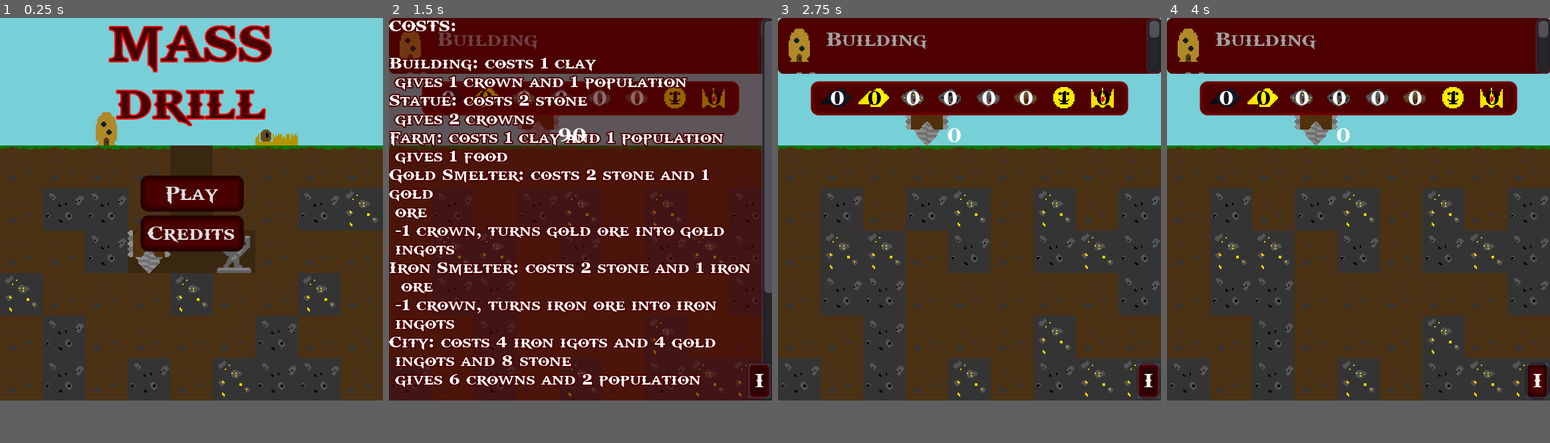
Above: before the commit, frames 1-4 (left to right).
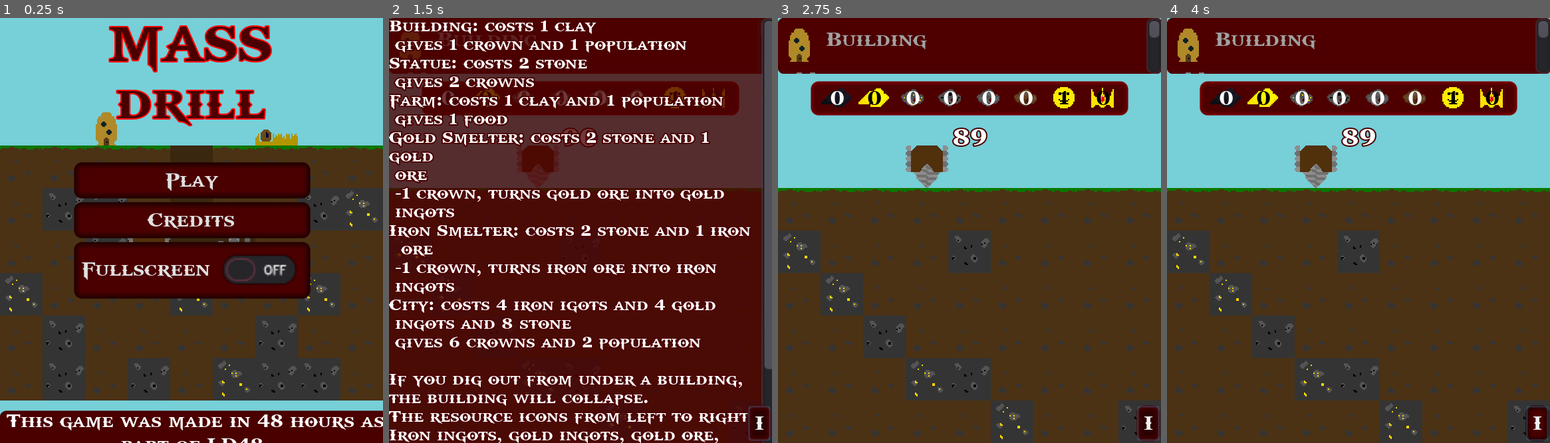
Above: after the commit, the same moments.

Repository: the-alex-g/LD48
Game: Godot game, scene res://Main/MainMenu.tscn
The game is run twice, just before and just after one commit, with the same random seed, the same clock (stepped at 60 frames per second) and the same inputs.
Inputs (mouse positions are in pixels of both pictures, inside the frame that each line leads up to):
- Up to frame 1 (0.25 s): no input
- Up to frame 2 (1.5 s): click "Play" at 0.5 s; click "I" at 1.25 s
- Up to frame 3 (2.75 s): click "I" at 2 s
- Up to frame 4 (4 s): click "I" at 2.75 s; tap Enter at 3.5 s; move the mouse to (1442, 188) at 3.52 s; click (1442, 188) at 3.67 s
In our replay, the window is 576x576 before the commit and 576x640 after it. These sizes can differ from the game's own. Grey fills any space a smaller window leaves; there, only what the larger window draws over its background counts as a difference.

The runs differ from the first frame. In frame 1, 21% of the frame differs, in the area x 0-100%, y 33-100%; in frame 2, 35%; in frame 3, 35%; in frame 4, 35%, in the area x 0-100%, y 22-100%.

Commit message:
Make screen taller so HUD fits on the screen

Diff:
--- a/project/Main/Main.gd
+++ b/project/Main/Main.gd
@@ -7,7 +7,7 @@
 # constants
 
 # exported variables
-export var air_at_top := 3
+export var air_at_top := 4
 
 # variables
 var _ignore
@@ -70,12 +70,11 @@
 	if _info_shown:
 		_info_shown = false
 		_info.hide()
-		_time_left_on_pause = _game_timer.time_left
-		_game_timer.stop()
+		_game_timer.paused = false
 	else:
 		_info_shown = true
 		_info.show()
-		_game_timer.start(_time_left_on_pause)
+		_game_timer.paused = true
 
 
 func _on_GameTimer_timeout()->void:
--- a/project/Main/Main.tscn
+++ b/project/Main/Main.tscn
@@ -17,8 +17,14 @@
 [ext_resource path="res://Main/Normal.tres" type="StyleBox" id=15]
 [ext_resource path="res://Main/GameOver.tscn" type="PackedScene" id=16]
 
+[sub_resource type="DynamicFont" id=3]
+size = 20
+outline_size = 1
+outline_color = Color( 0.294118, 0, 0, 1 )
+font_data = ExtResource( 11 )
+
 [sub_resource type="StyleBoxFlat" id=1]
-bg_color = Color( 0.294118, 0, 0, 0.588235 )
+bg_color = Color( 0.294118, 0, 0, 0.784314 )
 
 [sub_resource type="DynamicFont" id=2]
 size = 13
@@ -30,7 +36,7 @@
 script = ExtResource( 1 )
 
 [node name="Sprite" type="Sprite" parent="."]
-scale = Vector2( 9.15625, 9.28125 )
+scale = Vector2( 9.15625, 10.0802 )
 z_index = -2
 texture = ExtResource( 8 )
 centered = false
@@ -51,9 +57,9 @@
 
 [node name="Drill" parent="." instance=ExtResource( 4 )]
 margin_left = 32.0
-margin_top = 64.0
+margin_top = 96.0
 margin_right = 64.0
-margin_bottom = 96.0
+margin_bottom = 128.0
 
 [node name="ItemList" parent="." instance=ExtResource( 5 )]
 margin_right = 289.0
@@ -66,10 +72,22 @@
 
 [node name="ResourceDisplay" parent="." instance=ExtResource( 7 )]
 
+[node name="Label" type="Label" parent="."]
+margin_top = 79.7354
+margin_right = 288.0
+margin_bottom = 96.7354
+grow_horizontal = 2
+custom_fonts/font = SubResource( 3 )
+text = "0"
+align = 1
+__meta__ = {
+"_edit_use_anchors_": false
+}
+
 [node name="Panel" type="Panel" parent="."]
 visible = false
 margin_right = 292.0
-margin_bottom = 293.0
+margin_bottom = 322.0
 custom_styles/panel = SubResource( 1 )
 __meta__ = {
 "_edit_use_anchors_": false
@@ -77,11 +95,9 @@
 
 [node name="Label" type="RichTextLabel" parent="Panel"]
 margin_right = 292.0
-margin_bottom = 294.0
+margin_bottom = 322.0
 custom_fonts/normal_font = SubResource( 2 )
-text = "COSTS:
-
-Building: costs 1 clay
+text = "Building: costs 1 clay
  gives 1 crown and 1 population
 Statue: costs 2 stone
  gives 2 crowns
@@ -108,9 +124,9 @@
 anchor_left = 1.0
 anchor_right = 1.0
 margin_left = 270.0
-margin_top = 260.0
+margin_top = 292.0
 margin_right = 280.0
-margin_bottom = 280.0
+margin_bottom = 312.0
 custom_styles/hover = ExtResource( 14 )
 custom_styles/pressed = ExtResource( 13 )
 custom_styles/normal = ExtResource( 15 )
@@ -125,16 +141,6 @@
 one_shot = true
 autostart = true
 
-[node name="Label" type="Label" parent="."]
-margin_left = 126.508
-margin_top = 79.7354
-margin_right = 166.508
-margin_bottom = 93.7354
-custom_fonts/font = ExtResource( 12 )
-__meta__ = {
-"_edit_use_anchors_": false
-}
-
 [node name="GameOver" parent="." instance=ExtResource( 16 )]
 visible = false
 margin_left = 142.722
--- a/project/Main/MainMenu.gd
+++ b/project/Main/MainMenu.gd
@@ -33,3 +33,11 @@
 func _on_Back_pressed()->void:
 	$AnimationPlayer.play("Fall")
 	_button.play()
+
+
+func _on_CheckButton_pressed():
+	pass # Replace with function body.
+
+
+func _on_CheckButton_toggled(button_pressed:bool)->void:
+	OS.window_fullscreen = button_pressed
--- a/project/Main/MainMenu.tscn
+++ b/project/Main/MainMenu.tscn
@@ -86,16 +86,16 @@
 anchor_top = 0.5
 anchor_right = 0.5
 anchor_bottom = 0.5
-margin_left = -38.5
-margin_top = -25.0
-margin_right = 38.5
-margin_bottom = 25.0
+margin_left = -88.5
+margin_top = -51.0
+margin_right = 88.5
+margin_bottom = 51.0
 __meta__ = {
 "_edit_use_anchors_": false
 }
 
 [node name="Play" type="Button" parent="VBoxContainer"]
-margin_right = 77.0
+margin_right = 177.0
 margin_bottom = 27.0
 custom_styles/hover = ExtResource( 9 )
 custom_styles/pressed = ExtResource( 8 )
@@ -105,13 +105,24 @@
 
 [node name="Credits" type="Button" parent="VBoxContainer"]
 margin_top = 31.0
-margin_right = 77.0
+margin_right = 177.0
 margin_bottom = 58.0
 custom_styles/hover = ExtResource( 9 )
 custom_styles/pressed = ExtResource( 8 )
 custom_styles/normal = ExtResource( 10 )
 custom_fonts/font = ExtResource( 4 )
 text = "Credits"
+
+[node name="CheckButton" type="CheckButton" parent="VBoxContainer"]
+margin_top = 62.0
+margin_right = 177.0
+margin_bottom = 104.0
+custom_styles/hover = ExtResource( 9 )
+custom_styles/pressed = ExtResource( 8 )
+custom_styles/hover_pressed = ExtResource( 10 )
+custom_styles/normal = ExtResource( 10 )
+custom_fonts/font = ExtResource( 4 )
+text = "Fullscreen"
 
 [node name="Label" type="Label" parent="."]
 anchor_right = 1.0
@@ -168,4 +179,5 @@
 stream = ExtResource( 7 )
 [connection signal="pressed" from="VBoxContainer/Play" to="." method="_on_Play_pressed"]
 [connection signal="pressed" from="VBoxContainer/Credits" to="." method="_on_Credits_pressed"]
+[connection signal="toggled" from="VBoxContainer/CheckButton" to="." method="_on_CheckButton_toggled"]
 [connection signal="pressed" from="Panel/Back" to="." method="_on_Back_pressed"]
--- a/project/Main/TileMap.gd
+++ b/project/Main/TileMap.gd
@@ -48,7 +48,7 @@
 const TILES_TO_RESOURCES := {
 	2:["dirt"], 8:["gold_ore", "stone"], 10:["iron_ore", "stone"], 20:["dirt"],
 }
-const GROUND_TILES := [0, 0, 0, 0, 0, 7, 9, 9,]
+const GROUND_TILES := [0, 0, 0, 0, 0,]# 7, 9, 9,]
 const TILES_WORTH_CROWNS := {4:1, 5:2, 6:2, 3:1, 11:-1, 12:-1, 13:-1, 14:-1, 15:6, 16:6,}
 const GOLD_SMELTERS := [11, 12]
 const IRON_SMELTERS := [13, 14]
@@ -152,40 +152,38 @@
 
 
 func generate_map(below:int = 0)->void:
-	var generation_range_x := _screensize_as_cells.x-below-1
-	var generation_range_y := _screensize_as_cells.y
+	var generation_range_y := _screensize_as_cells.y-below-1
+	var generation_range_x := _screensize_as_cells.x
 	var start_generating_at := below
 	var gold := 0
 	var iron := 0
 	# randomly generate tiles
 	for column in generation_range_x:
-		column += start_generating_at+1
 		for row in generation_range_y:
+			row += start_generating_at+1
 			var tile_index = randi()%GROUND_TILES.size()
 			var tile:int = GROUND_TILES[tile_index]
 			if tile == 7:
 				gold += 1
 			elif tile == 9:
 				iron += 1
-			set_cell(row, column, tile)
+			set_cell(column, row, tile)
 	# make sure there is at least 5 gold and 5 iron
 	while iron < 5 and gold < 5:
 		while iron < 5:
-			print("NOT ENOUGH IRON "+str(iron))
-			var x = randi()%int(generation_range_x-1)
-			x += start_generating_at+1
-			var y = randi()%9
-			set_cell(y,x,9)
+			var x = randi()%int(generation_range_x)
+			var y = randi()%int(generation_range_y)
+			y += start_generating_at+1
+			set_cell(x,y,9)
 			iron += 1
 		while gold < 5:
-			print("NOT ENOUGH GOLD "+str(gold))
-			var x = randi()%int(generation_range_x-1)
-			x += start_generating_at+1
-			var y = randi()%9
-			set_cell(y,x,7)
+			var x = randi()%int(generation_range_x)
+			var y = randi()%int(generation_range_y)
+			y += start_generating_at+1
+			set_cell(x,y,7)
 			gold += 1
 	# add the layer of grass tiles on top
-	for cell in generation_range_y:
+	for cell in generation_range_x:
 		set_cell(cell, start_generating_at, 19)
 
 
--- a/project/project.godot
+++ b/project/project.godot
@@ -39,7 +39,7 @@
 [display]
 
 window/size/width=288
-window/size/height=288
+window/size/height=320
 window/stretch/mode="2d"
 window/stretch/aspect="keep"
 
Not shown: 1 places in project/Main/Main.tscn that only renumber resources
